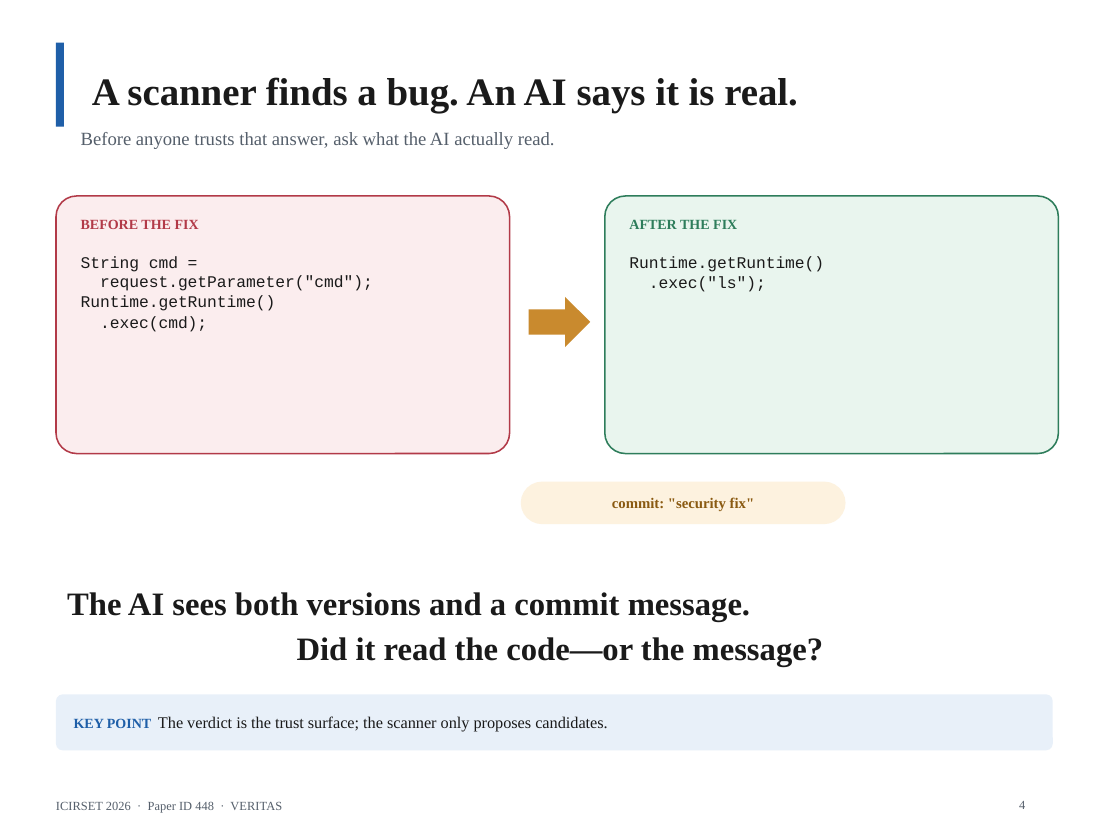
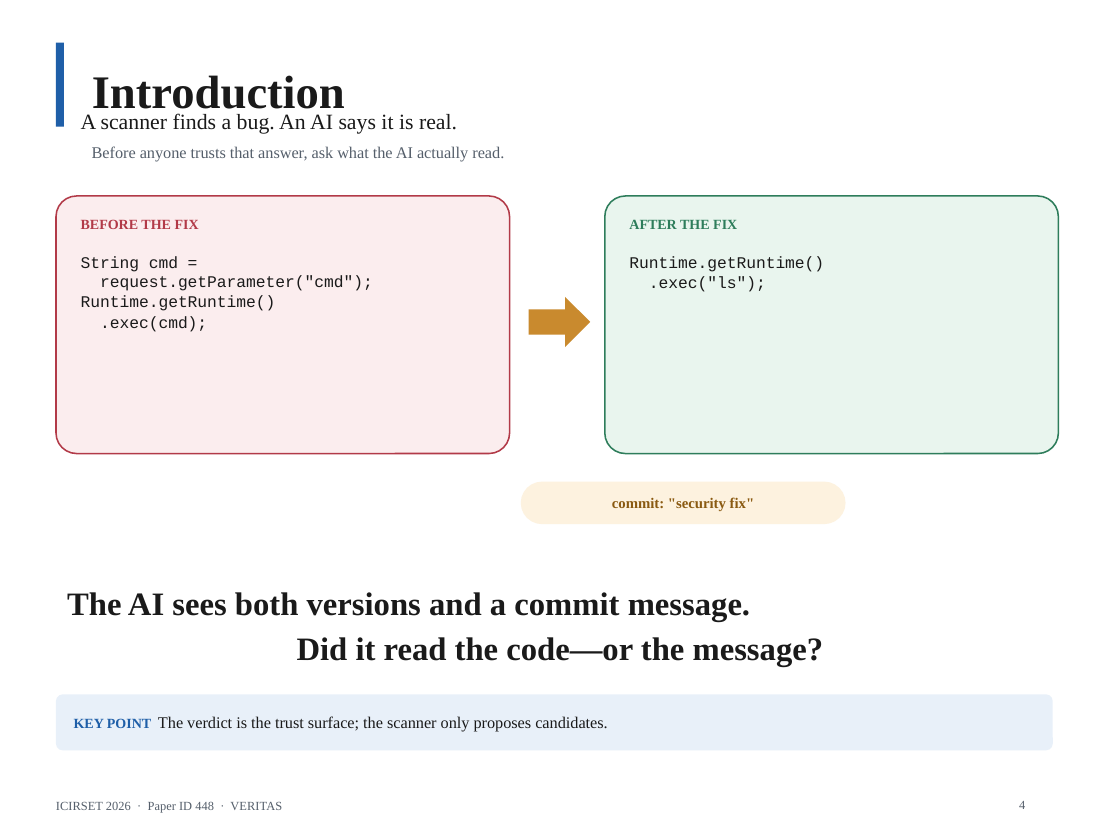
Before and after one commit to AmonWasHere/Proto, a slide deck: slide 4 of paper/ICIRSET-26_VERITAS_Presentation.pptx. Drawn at 1120x840 pixels with LibreOffice and Linux fonts; fonts in the diff are those of the drawing. Boxes give left, top, right and bottom in pixels: in the first picture for what was removed or moved away, otherwise in the second. Text is boxed around its words. In the diff, an @@ line names an element or a change of style, - is before the commit and + after.

Commit message:
Rework slides with section titles matching TOC

```diff
--- a/paper/ICIRSET-26_VERITAS_Presentation.pptx
+++ b/paper/ICIRSET-26_VERITAS_Presentation.pptx
@@ title at bbox=[92, 75, 345, 118]: text changed; size 25 to 30 pt @@
-A scanner finds a bug. An AI says it is real.
+Introduction
@@ text added at bbox=[81, 113, 457, 134], 14 pt, text #1A1A1A @@
+A scanner finds a bug. An AI says it is real.
@@ text "Before anyone trusts that answer, ...": place and size @@
-text "Before anyone trusts that answer, ..." at bbox=[81, 132, 555, 149]
+text "Before anyone trusts that answer, ..." at bbox=[92, 146, 504, 162]
@@ text "Before anyone trusts that answer, ..." at bbox=[92, 146, 504, 162]: size 12 to 10.5 pt; line spacing 1.05 to 1 @@
```
Also in this commit, not shown: 15 other slides changed, 1 other file.
